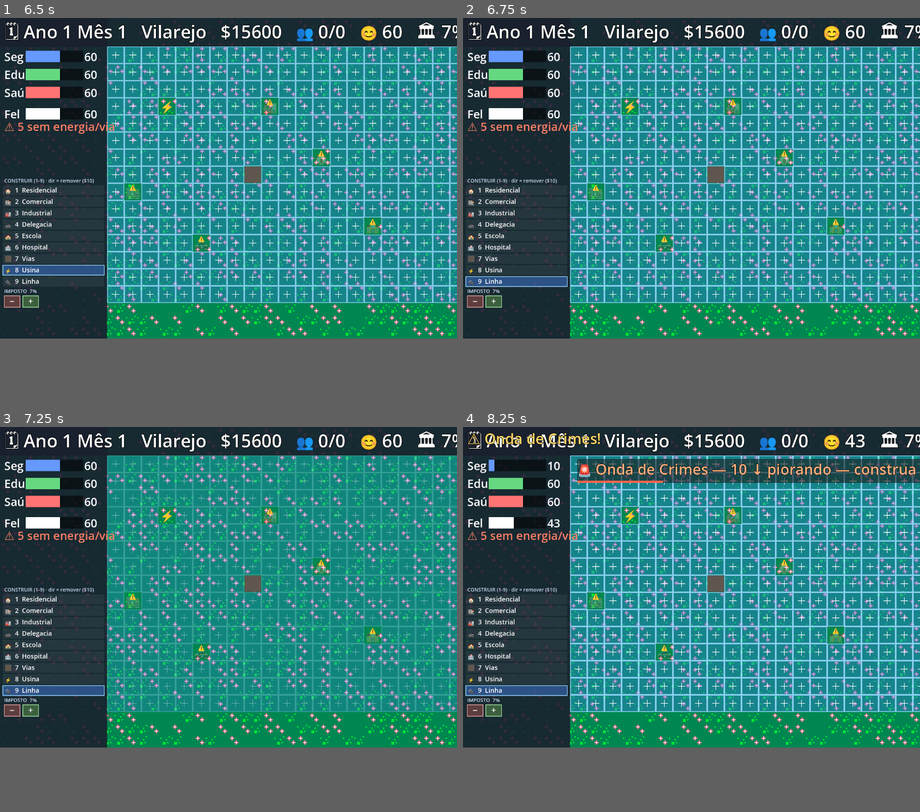
Above: before the commit, frames 1-4 (two rows, left to right).
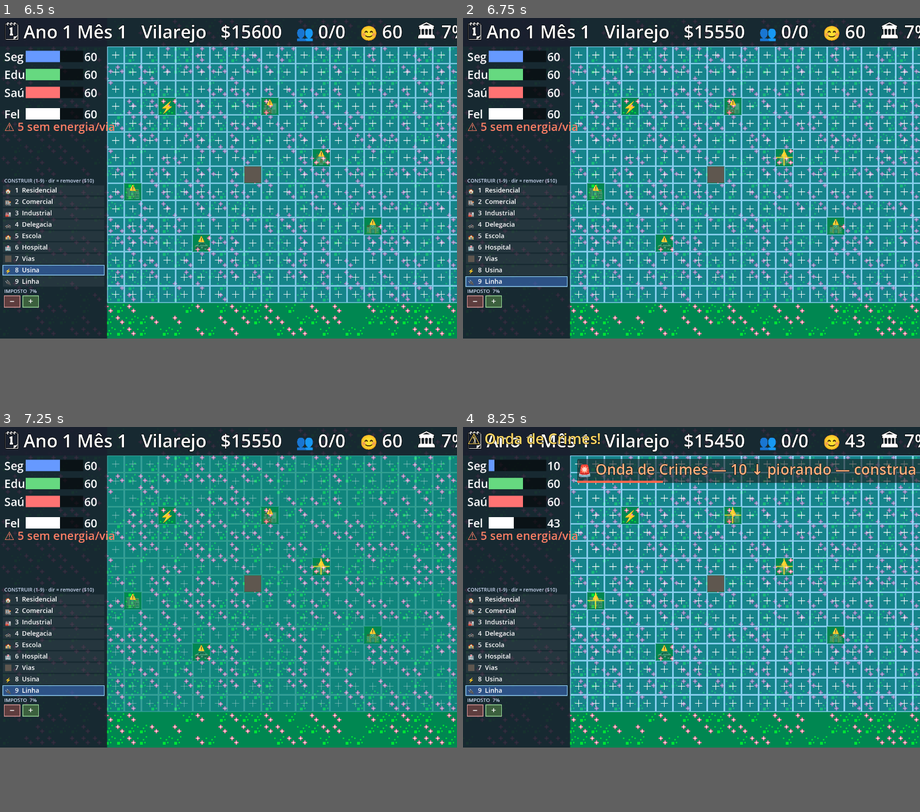
Above: after the commit, the same moments.

Repository: andrewsmedina/yourcity
Game: Godot game, scene res://scenes/main.tscn
The game is run twice, just before and just after one commit, with the same random seed, the same clock (stepped at 60 frames per second) and the same inputs.
Inputs (mouse positions are in pixels of both pictures, inside the frame that each line leads up to):
- Up to frame 1 (6.5 s): tap Enter at 0.5 s; move the mouse to (329, 160) at 0.52 s; tap 1 at 0.6 s; click (329, 160) at 0.67 s; tap Space at 0.77, 1.25, 1.52, 3.02, 3.77, 4.52, 6.02 s; move the mouse to (137, 195) at 1.27 s; tap 2 at 1.35 s; click (137, 195) at 1.42 s; move the mouse to (274, 106) at 2.02 s; tap 3 at 2.1 s; click (274, 106) at 2.17 s; move the mouse to (205, 241) at 2.77 s; tap 4 at 2.85 s; click (205, 241) at 2.92 s; move the mouse to (365, 225) at 3.52 s; tap 5 at 3.6 s; click (365, 225) at 3.67 s; move the mouse to (91, 129) at 4.27 s; tap 6 at 4.35 s; click (91, 129) at 4.42 s; move the mouse to (251, 179) at 5.02 s; tap 7 at 5.1 s; click (251, 179) at 5.17 s; move the mouse to (159, 98) at 5.77 s; tap 8 at 5.85 s; click (159, 98) at 5.92 s
- Up to frame 2 (6.75 s): move the mouse to (792, 160) at 6.52 s; tap 9 at 6.6 s; click (792, 160) at 6.67 s
- Up to frame 3 (7.25 s): tap Space at 6.77 s
- Up to frame 4 (8.25 s): move the mouse to (600, 604) at 7.27 s; tap Enter at 7.35 s; click (600, 604) at 7.42 s; tap Space at 7.52 s; move the mouse to (737, 515) at 8.02 s; tap C at 8.1 s; click (737, 515) at 8.17 s

Frame 1 is identical in both runs. In frame 2, less than 0.1% of the frame differs, in the area x 55-73%, y 1-39%; in frame 3, less than 0.1%; in frame 4, 0.2%, in the area x 27-73%, y 1-48%.

Commit message:
Power lines become an overlay (can sit on roads/buildings)
A power line is no longer a lot's content but a per-lot overlay you lay on top
of anything (empty, road, or building), like SimCity. Laying a line makes that
lot conduct power — so you can carry power along a road route. Left-click with
the Linha tool places it on any lot; right-click removes the line first (then a
building). Drawn as yellow wires crossing the lot. Persisted in saves.

Co-Authored-By: Claude Opus 4.8 (1M context) <noreply@anthropic.com>

Diff:
--- a/scripts/build_overlay.gd
+++ b/scripts/build_overlay.gd
@@ -77,12 +77,18 @@
 					return
 			return
 		var slot := _slot_at(p)
-		if slot >= 0 and City.sim.slots[slot] == null:
-			City.build(City.selected_zone, slot)
+		if slot >= 0:
+			if City.selected_zone == CitySim.Zone.POWERLINE:
+				City.build(CitySim.Zone.POWERLINE, slot)  # overlay — any lot
+			elif City.sim.slots[slot] == null:
+				City.build(City.selected_zone, slot)
 	elif event.button_index == MOUSE_BUTTON_RIGHT:
-		var slot := _slot_at(p)  # right-click bulldozes a built lot
-		if slot >= 0 and City.sim.slots[slot] != null:
-			City.demolish(slot)
+		var slot := _slot_at(p)  # right-click removes line first, then a building
+		if slot >= 0:
+			if City.sim.has_line(slot):
+				City.remove_line(slot)
+			elif City.sim.slots[slot] != null:
+				City.demolish(slot)
 
 ## The slot index under a local point, or -1 if it's outside the build grid.
 func _slot_at(p: Vector2) -> int:
@@ -119,6 +125,8 @@
 			_draw_empty(rect, pulse)
 		else:
 			_draw_building(rect, sim.slots[i], tile, sim.is_functional(i))
+		if i < sim.lines.size() and sim.lines[i]:
+			_draw_line_overlay(rect)
 
 # Build palette lives below the indicators in the left sidebar. It lists the 8
 # buildable zones plus any granted-but-unplaced gifts.
@@ -191,6 +199,13 @@
 	draw_rect(Rect2(0, 0, w, GRID_TOP), chrome, true)       # top bar
 	draw_rect(Rect2(0, 0, GRID_LEFT, h), chrome, true)      # left sidebar
 
+# Power-line overlay: yellow wires crossing the lot, on top of whatever's there.
+func _draw_line_overlay(rect: Rect2) -> void:
+	var c := rect.get_center()
+	var col := Color(1.0, 0.9, 0.2, 0.9)
+	draw_line(Vector2(rect.position.x, c.y), Vector2(rect.end.x, c.y), col, 3.0)
+	draw_line(Vector2(c.x, rect.position.y), Vector2(c.x, rect.end.y), col, 3.0)
+
 func _draw_locked(rect: Rect2) -> void:
 	draw_rect(rect, Color(1, 1, 1, 0.05), true)
 	draw_rect(rect, Color(1, 1, 1, 0.10), false, 1.0)
--- a/scripts/city.gd
+++ b/scripts/city.gd
@@ -88,6 +88,13 @@
 	city_changed.emit()
 	return true
 
+## Remove a power-line overlay from a slot; emits updates and returns success.
+func remove_line(slot_index: int) -> bool:
+	if not sim.remove_line(slot_index):
+		return false
+	city_changed.emit()
+	return true
+
 ## Pay for and apply a crisis response; emits updates and returns success.
 func respond(crisis: CitySim.CrisisType, response_index: int) -> bool:
 	if not sim.respond(crisis, response_index):
--- a/scripts/sim/city_sim.gd
+++ b/scripts/sim/city_sim.gd
@@ -25,8 +25,9 @@
 	Zone.POLICE, Zone.SCHOOL, Zone.HOSPITAL, Zone.ROADS, Zone.POWER, Zone.POWERLINE,
 ]
 
-## Infrastructure — always active, doesn't itself need power/road.
-const INFRA_ZONES := [Zone.ROADS, Zone.POWER, Zone.POWERLINE]
+## Infrastructure lots — always active, don't need power/road themselves.
+## (POWERLINE is an overlay, not lot content, so it's not here.)
+const INFRA_ZONES := [Zone.ROADS, Zone.POWER]
 
 const ZONE_NAME := {
 	Zone.RESIDENTIAL: "Residencial",
@@ -212,6 +213,7 @@
 var last_year_upkeep := 0.0
 
 var slots: Array = []  # each entry is a Zone value, or null when empty
+var lines: Array = []  # per-slot bool: a power-line overlay runs on this lot
 var gift_granted := {}    # gift Zone -> true once its milestone has been reached
 var gift_available := {}  # gift Zone -> true while granted but not yet placed
 
@@ -253,18 +255,29 @@
 func is_gift(zone: Zone) -> bool:
 	return GIFT_ZONES.has(zone)
 
+func has_line(slot_index: int) -> bool:
+	return slot_index >= 0 and slot_index < lines.size() and lines[slot_index]
+
 func can_build(zone: Zone, slot_index: int) -> bool:
-	if slot_index < 0 or slot_index >= slots.size() or slots[slot_index] != null:
+	if slot_index < 0 or slot_index >= slots.size():
+		return false
+	if zone == Zone.POWERLINE:  # overlay — goes on any lot without a line yet
+		return not lines[slot_index] and money >= ZONE_COST[Zone.POWERLINE]
+	if slots[slot_index] != null:
 		return false
 	if is_gift(zone):
 		return gift_available.has(zone)  # free, only if granted and not placed
 	return is_zone_unlocked(zone) and money >= ZONE_COST[zone]
 
-## Build a zone into an empty unlocked slot. Returns false (no-op) if the slot
-## is taken/locked or there isn't enough money.
+## Build a zone (or lay a power line overlay). Returns false (no-op) if invalid.
 func build(zone: Zone, slot_index: int) -> bool:
 	if not can_build(zone, slot_index):
 		return false
+	if zone == Zone.POWERLINE:
+		money -= ZONE_COST[Zone.POWERLINE]
+		lines[slot_index] = true
+		_recompute_rates()
+		return true
 	if is_gift(zone):
 		gift_available.erase(zone)  # gift consumed (placed)
 	else:
@@ -273,13 +286,21 @@
 	_recompute_rates()
 	return true
 
-## Remove whatever is on a lot (the bulldozer); costs DEMOLISH_COST. Returns
-## false if the lot was empty.
+## Remove the building on a lot (the bulldozer); costs DEMOLISH_COST.
 func demolish(slot_index: int) -> bool:
 	if slot_index < 0 or slot_index >= slots.size() or slots[slot_index] == null:
 		return false
 	money = maxf(0.0, money - DEMOLISH_COST)
 	slots[slot_index] = null
+	_recompute_rates()
+	return true
+
+## Remove a power-line overlay from a lot; costs DEMOLISH_COST.
+func remove_line(slot_index: int) -> bool:
+	if not has_line(slot_index):
+		return false
+	money = maxf(0.0, money - DEMOLISH_COST)
+	lines[slot_index] = false
 	_recompute_rates()
 	return true
 
@@ -473,6 +494,7 @@
 		"year_tax": _year_tax,
 		"year_upkeep": _year_upkeep,
 		"slots": slots.duplicate(),
+		"lines": lines.duplicate(),
 		"indicators": inds,
 		"crises": crises,
 		"gift_granted": gift_granted.keys(),
@@ -491,6 +513,11 @@
 		slots = []
 		for v in saved_slots:
 			slots.append(null if v == null else int(v))
+	var saved_lines = data.get("lines", null)
+	if saved_lines != null:
+		lines = []
+		for v in saved_lines:
+			lines.append(bool(v))
 	var inds = data.get("indicators", null)
 	if inds != null:
 		for i in INDICATORS.size():
@@ -514,6 +541,8 @@
 func _sync_slots() -> void:
 	while slots.size() < unlocked_slots():
 		slots.append(null)
+	while lines.size() < slots.size():
+		lines.append(false)
 
 func _recompute_rates() -> void:
 	_recompute_network()
@@ -522,6 +551,9 @@
 	for s in slots:
 		if s != null:
 			upkeep += ZONE_UPKEEP[s]
+	for has in lines:
+		if has:
+			upkeep += ZONE_UPKEEP[Zone.POWERLINE]
 	upkeep_per_sec = upkeep
 
 # Recompute the power + road networks and which buildings are functional.
@@ -547,7 +579,7 @@
 	while not stack.is_empty():
 		var cur: int = stack.pop_back()
 		for nb in _neighbors(cur):
-			if slots[nb] != null and slots[nb] != Zone.ROADS and not _powered[nb]:
+			if not _powered[nb] and _conducts(nb):
 				_powered[nb] = true
 				stack.append(nb)
 	# Functional: infrastructure is always on; productive buildings need power + road.
@@ -559,6 +591,11 @@
 			_functional[i] = true
 		else:
 			_functional[i] = _powered[i] and _road[i]
+
+# A lot carries power if it has a power-line overlay, or holds a non-road
+# building/plant. (Roads alone don't conduct — lay a line over them.)
+func _conducts(i: int) -> bool:
+	return lines[i] or (slots[i] != null and slots[i] != Zone.ROADS)
 
 func _neighbors(i: int) -> Array:
 	var col := i % GRID_COLS
